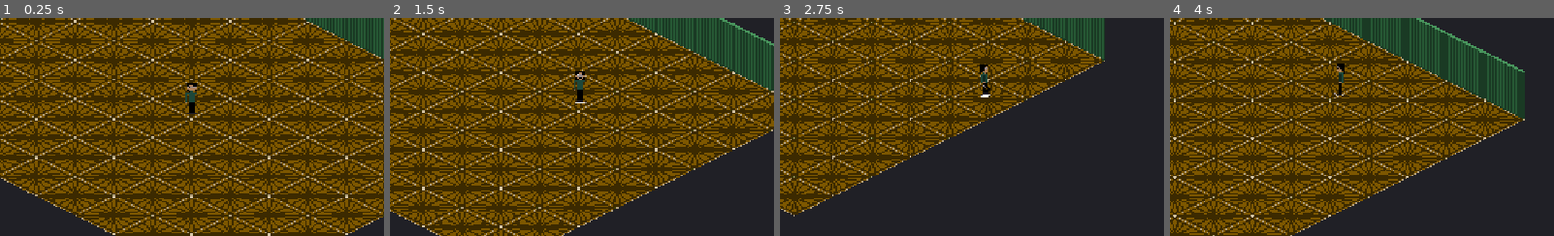
Above: before the commit, frames 1-4 (left to right).
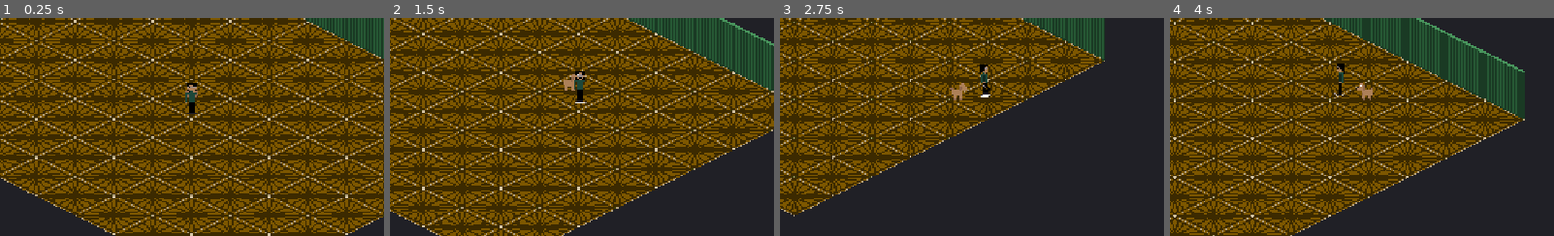
Above: after the commit, the same moments.

Repository: deets-137/DeetsLife
Game: Godot game, scene res://scenes/main.tscn
Two runs of this game, one before a commit and one after it. Both use one fixed random seed, a clock stepped at 60 frames per second and the inputs below.
Inputs:
- Up to frame 1 (0.25 s): no input
- Up to frame 2 (1.5 s): hold D (move_right) 0.53-1.28 s; hold S (move_down) from 1.28 s (still down)
- Up to frame 3 (2.75 s): release S (move_down) at 2.03 s; hold D (move_right) from 2.03 s (still down)
- Up to frame 4 (4 s): release D (move_right) at 2.78 s; hold W (move_up) 2.78-3.53 s; hold A (move_left) from 3.53 s (still down)
The pictures show only the part of the screen within x 26-76%, y 31-81%; the shares and areas given below are measured in that part.

The runs differ from the first frame. In frame 1, less than 0.1% of the frame differs, in the area x 48-52%, y 33-37%; in frame 2, 0.1%; in frame 3, 0.2%, in the area x 44-49%, y 29-38%; in frame 4, 0.2%.

Commit message:
Remove scripts/; the art is hand-drawn and final
The dog is finished art now, so nothing needs deriving. The song fetch and
preview conversion can be rewritten if and when the data model lands.

Deleted:
  scripts/derive_dog_frames.py     dog back view, walk strips, sit poses
  scripts/make_placeholder_art.py  graybox tiles, player, Libresprite templates
  scripts/enrich_songs.py          iTunes lookup for previewUrl/artworkUrl
  scripts/fetch_previews.py        preview download + m4a->ogg for Godot
  scripts/README.md  scripts/requirements.txt
  docs/available_scripts.md        its only subject was the above

All of it is recoverable: `git checkout 230e847 -- scripts/`. Restore
derive_dog_frames.py before redrawing dog_side.png or dog_down.png, since it is
the only thing that rebuilds dog_up.png and the three walk strips from them.

CLAUDE.md, README.md, docs/BUILD_PLAN.md, docs/DATA_MODEL.md, data/README.md and
docs/PIXEL_ART_GUIDE.md still name these scripts. Left as-is.

Also carries Aditya's final dog art, and moves the .ase palettes alongside the
sprites they are used on.

Co-Authored-By: Claude Opus 4.8 <noreply@anthropic.com>

Diff:
--- a/game/scenes/main.tscn
+++ b/game/scenes/main.tscn
@@ -1,10 +1,14 @@
-[gd_scene load_steps=3 format=3]
+[gd_scene load_steps=4 format=3]
 
 [ext_resource type="Script" path="res://scripts/room.gd" id="1"]
 [ext_resource type="PackedScene" path="res://scenes/player.tscn" id="2"]
+[ext_resource type="PackedScene" path="res://scenes/dog.tscn" id="3"]
 
 [node name="Main" type="Node2D"]
 y_sort_enabled = true
 script = ExtResource("1")
 
 [node name="Player" parent="." instance=ExtResource("2")]
+
+[node name="Dog" parent="." instance=ExtResource("3")]
+player_path = NodePath("../Player")
Binary file added: game/assets/sprites/DeetsPalette.ase
Binary file added: game/assets/sprites/HappyPalette.ase
Binary file changed: game/assets/sprites/dog_down_walk.png
Binary file changed: game/assets/sprites/dog_side_walk.png
Binary file changed: game/assets/sprites/dog_sit_down.png
Binary file changed: game/assets/sprites/dog_sit_side.png
Binary file changed: game/assets/sprites/dog_sit_up.png
Binary file changed: game/assets/sprites/dog_up.png
Binary file changed: game/assets/sprites/dog_up_walk.png
Not shown, changed: CLAUDE.md
Not shown, removed: art/src/DeetsPalette.ase
Not shown, changed: docs/PIXEL_ART_GUIDE.md
(and 7 more such lines)
